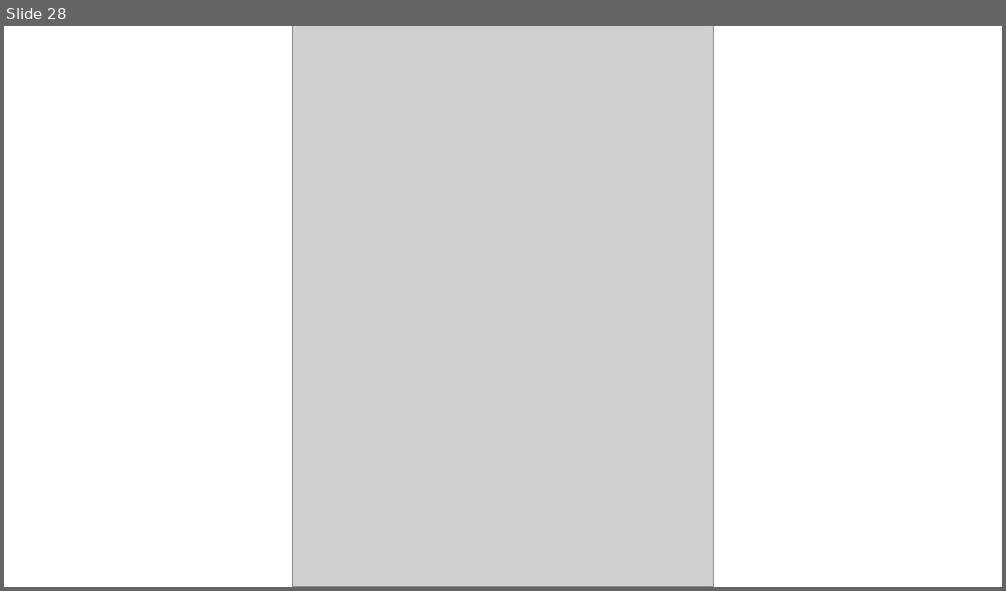
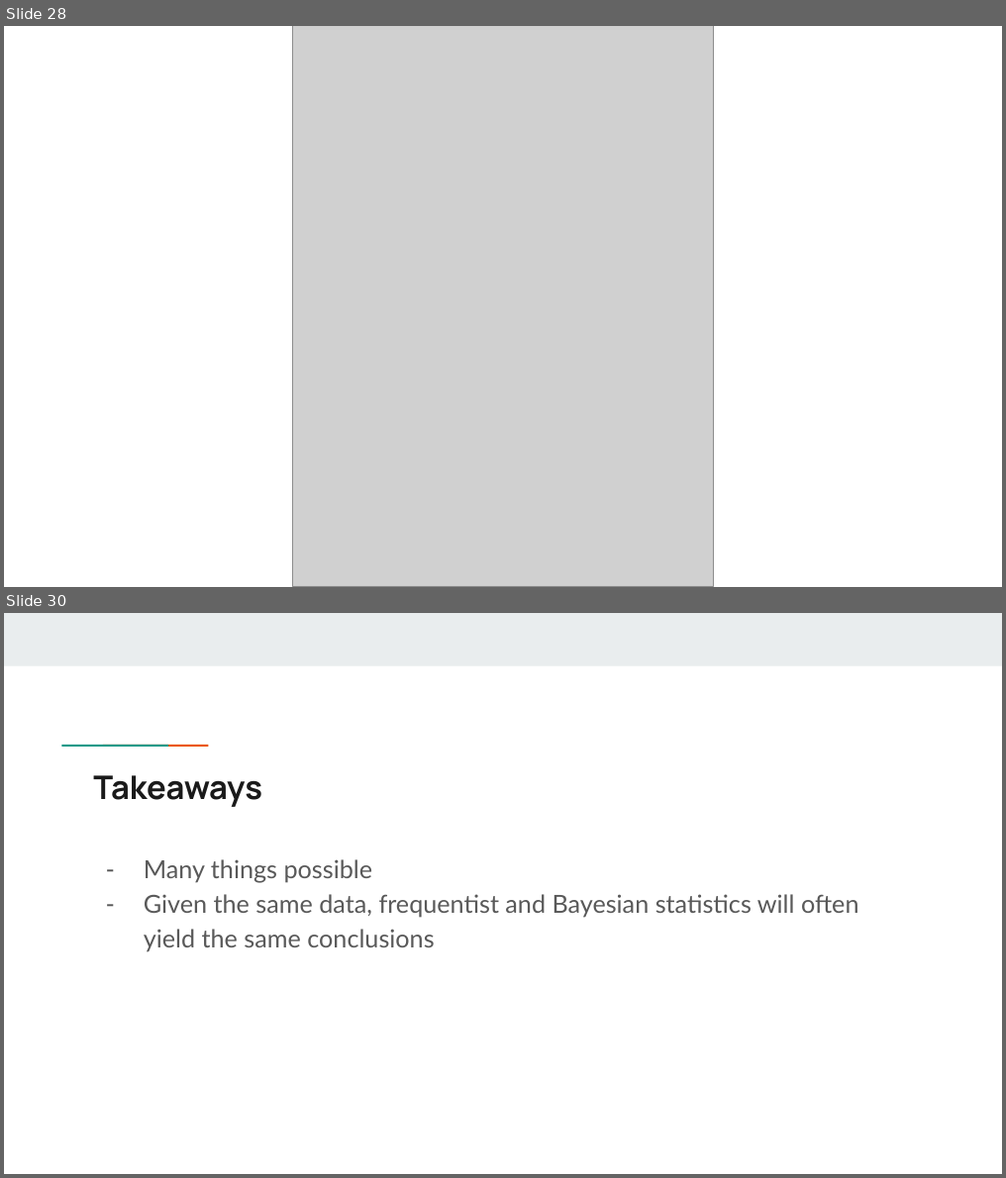
Before and after one commit to rikhuijzer/BayesianAssignment.jl, a slide deck: presentation/Bayesian assignment.pptx. Shown one above the other, each under a label of ours: slide 28 before the commit, slides 28 and 30 after it; the slides between them are not shown. The pictures are 1006x591 and 1006x1178 pixels, drawn with LibreOffice and Linux fonts; fonts in the diff are those of the drawing; grey boxes stand for pictures. Boxes give left, top, right and bottom in pixels: in the first picture for what was removed or moved away, otherwise in the second. Text is boxed around its words. In the diff, an @@ line names an element or a change of style, - is before the commit and + after.

```diff
--- a/presentation/Bayesian assignment.pptx
+++ b/presentation/Bayesian assignment.pptx
@@ slide 30 added at bbox=[4, 613, 1002, 1174], background #FFFFFF @@
@@ rectangle added at bbox=[4, 613, 1002, 665], fill #E9EDEE @@
@@ rectangle added at bbox=[95, 743, 136, 748], fill #1A9988 @@
@@ rectangle added at bbox=[135, 743, 175, 748], fill #EB5600 @@
@@ title added at bbox=[93, 775, 262, 807], 23.4 pt, text #1A1A1A, bold @@
+Takeaways
@@ text added at bbox=[144, 860, 859, 953], 18 pt, text #595959 @@
+– Many things possible
+– Given the same data, frequentist and Bayesian statistics will often yield the same conclusions
```
Also in this commit, not shown: 2 slides changed, 15 other slides added, 6 slides removed.
